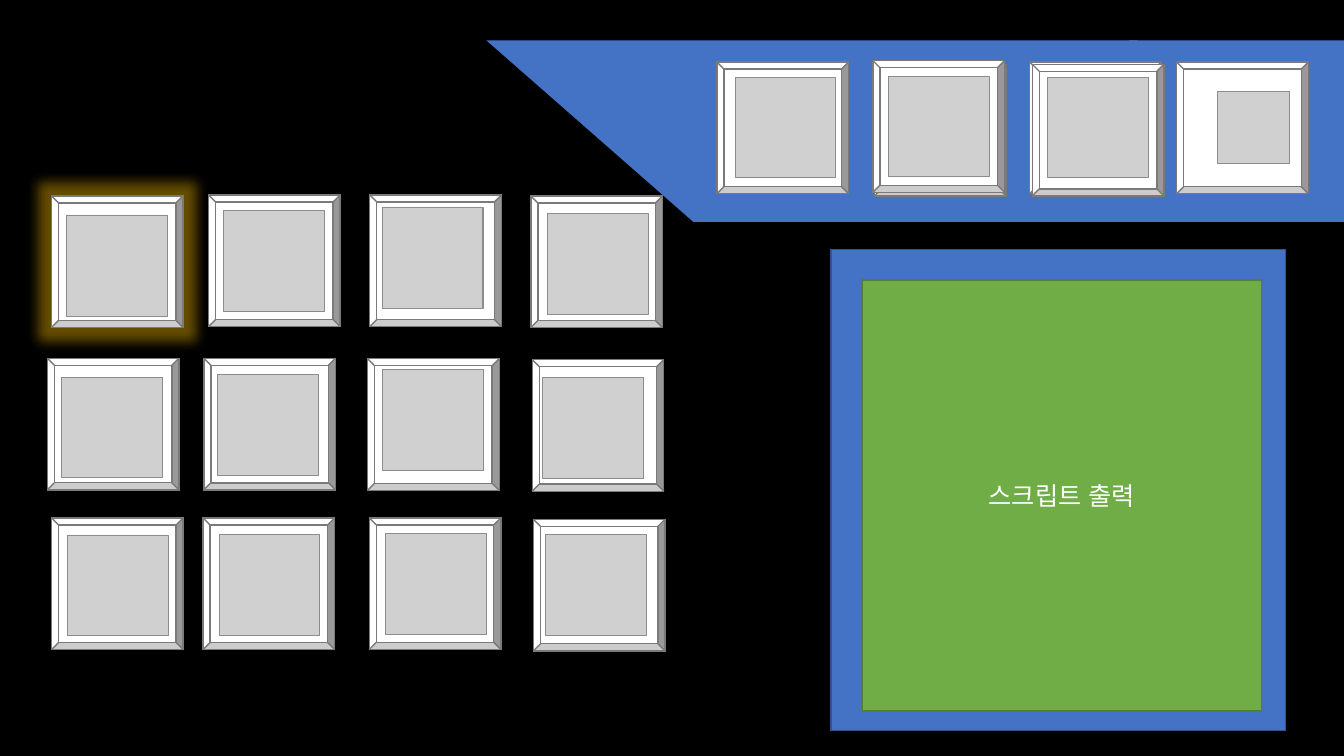
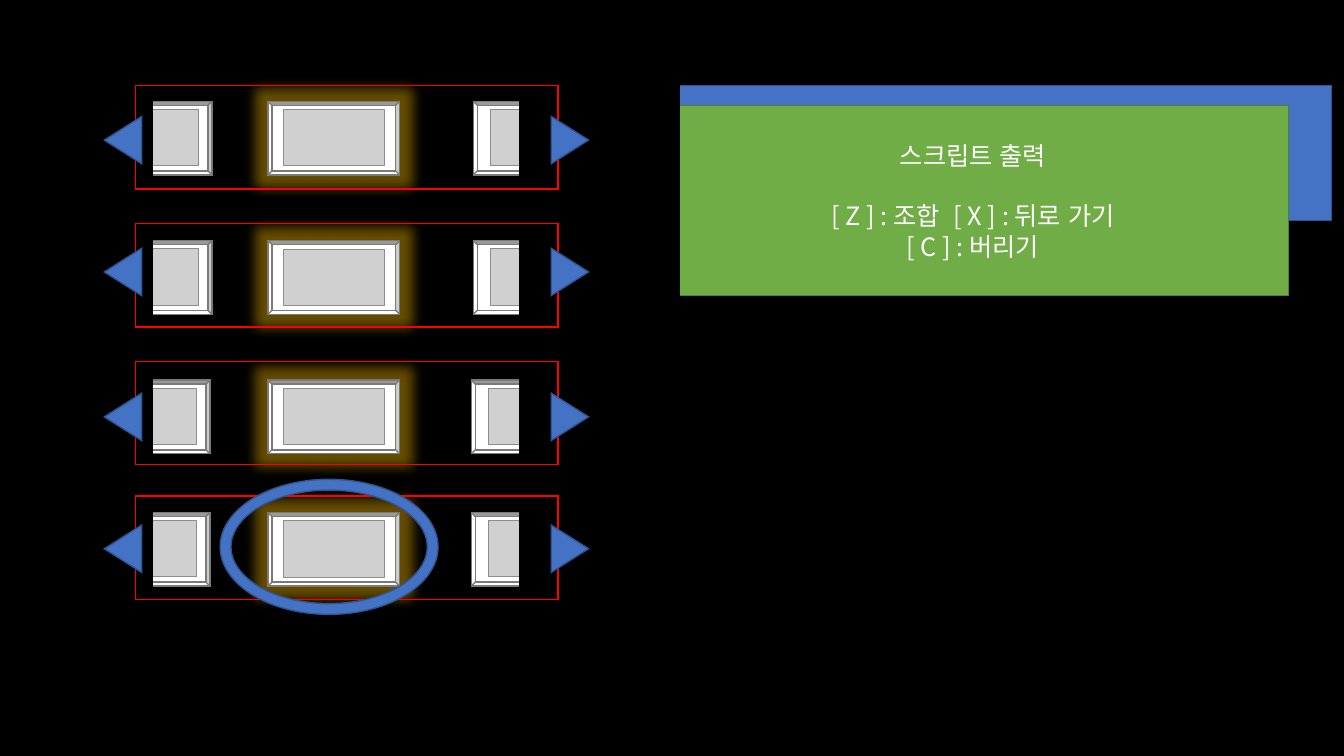
Before and after one commit to WolfPack-1/2D-Side-View-Roguelike, a slide deck: slide 4 of DesignDocs/Design/기획 문서/UI 기획서 초안.pptx (slide 3 before the commit). Drawn at 1344x756 pixels with LibreOffice and Linux fonts; fonts in the diff are those of the drawing; grey boxes stand for pictures. Boxes give left, top, right and bottom in pixels: in the first picture for what was removed or moved away, otherwise in the second. Text is boxed around its words. In the diff, an @@ line names an element or a change of style, - is before the commit and + after.

```diff
--- a/DesignDocs/Design/기획 문서/UI 기획서 초안.pptx
+++ b/DesignDocs/Design/기획 문서/UI 기획서 초안.pptx
@@ parallelogram removed at [486, 40, 1344, 222] @@
@@ rectangle removed at [1129, 40, 1344, 222] @@
@@ rectangle added at [613, 86, 1332, 221], fill #4472C4, outline #325491 1 pt @@
@@ picture removed at [735, 77, 836, 177] @@
@@ bevel removed at [873, 60, 1005, 193] @@
@@ bevel removed at [874, 65, 1006, 197] @@
@@ picture removed at [888, 77, 989, 177] @@
@@ bevel removed at [1030, 63, 1163, 195] @@
@@ bevel removed at [1032, 65, 1165, 197] @@
@@ bevel removed at [1177, 63, 1309, 195] @@
@@ rotation 0 to 270 degrees in 13 elements at [491, 249, 592, 306], [283, 521, 384, 578], [78, 380, 210, 454], [81, 241, 213, 315], [268, 380, 400, 454], [471, 380, 603, 454], [78, 513, 210, 587], [473, 241, 605, 315], [268, 241, 400, 315], [471, 513, 603, 587], [268, 513, 400, 587], [473, 102, 605, 175], [268, 102, 400, 175] @@
@@ rectangle added at [657, 106, 1290, 295], fill #70AD47, outline #538035 1 pt, 18 pt, text #FFFFFF @@
+스크립트 출력
+[ Z ] : 조합 [ X ] : 뒤로 가기
+[ C ] : 버리기
@@ picture removed at [1218, 92, 1290, 163] @@
@@ picture removed at [382, 208, 483, 309] @@
@@ picture removed at [67, 216, 167, 317] @@
@@ picture removed at [224, 211, 325, 312] @@
@@ rectangle removed at [831, 250, 1286, 731] @@
@@ rectangle removed at [862, 280, 1261, 712] @@
-스크립트 출력
@@ bevel removed at [368, 359, 500, 491] @@
@@ picture removed at [62, 377, 162, 478] @@
@@ picture removed at [218, 375, 319, 476] @@
@@ picture removed at [382, 370, 483, 471] @@
@@ picture removed at [543, 378, 644, 479] @@
@@ group added at [62, 0, 680, 648]: 10 pictures, 8 triangles, 6 rectangles, 1 bevel, 1 donut @@
@@ picture removed at [68, 535, 168, 636] @@
@@ picture removed at [220, 534, 321, 635] @@
@@ bevel removed at [369, 518, 501, 650] @@
@@ picture removed at [385, 533, 486, 634] @@
@@ picture removed at [545, 534, 646, 635] @@
```
Also in this commit, not shown: 1 other slide changed, 6 slides removed, 42 other files.
